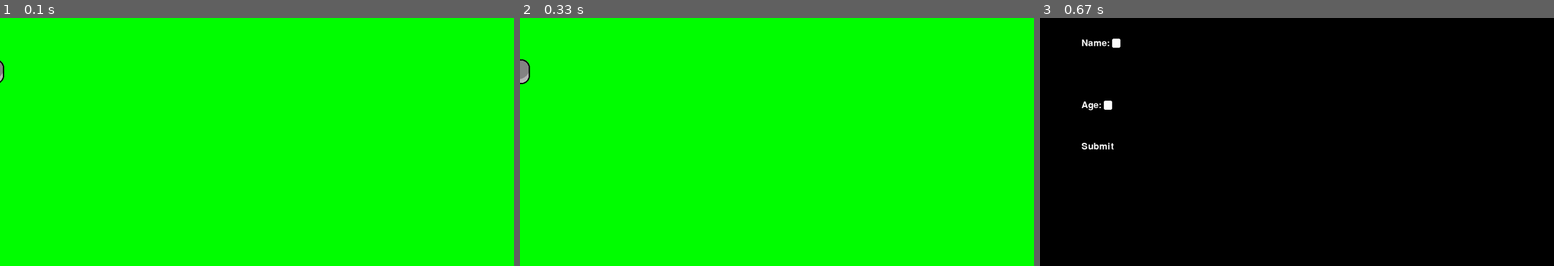
Above: before the commit, frames 1-3 (left to right).
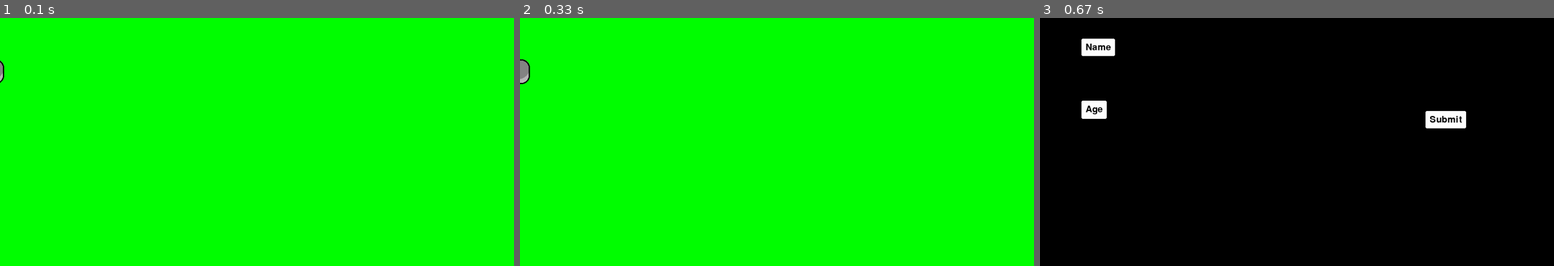
Above: after the commit, the same moments.

Repository: vrajnandak/ZENSE_pygame_proj
Game: pygame game, started from src/main.py
The game is run twice, just before and just after one commit, with the same random seed, the same clock (stepped at 60 frames per second) and the same inputs.
Inputs:
- Up to frame 1 (0.1 s): no input
- Up to frame 2 (0.33 s): no input
- Up to frame 3 (0.67 s): click "New Game" at 0.38 s

Frames 1-2 are identical in both runs. In frame 3, 1.4% of the frame differs, in the area x 8-83%, y 8-54%.

Commit message:
Added a getRequiredInfo() in Settings.py that takes a list of textbox names,font and returns the user input for them.

Diff:
--- a/src/Game.py
+++ b/src/Game.py
@@ -11,7 +11,9 @@
 
         #Get some credentials from the user, like the name, age etc.
         self.font=pygame.font.Font(None,32)
-        self.get_user_info()
+        information=getRequiredInfo(["Name","Age"],self.font)
+        print(information)
+        # self.get_user_info()
 
         #The player for the Game.
         self.player=Player(GAME_START_PLAYER_POS)
@@ -21,82 +23,82 @@
         self.curr_level=Level(STARTING_LEVEL_ID,self.player)
         self.levels.append(self.curr_level)
 
-        #A function to display the given text on the screen.
-    def display_text_box(self,display_surf,text_font,textbox_name,textbox_pos, user_string):
-        #Displaying the textbox name.
-        text_surface=text_font.render(textbox_name, True, 'white')
-        display_surf.blit(text_surface,textbox_pos)
+    #     #A function to display the given text on the screen.
+    # def display_text_box(self,display_surf,text_font,textbox_name,textbox_pos, user_string):
+    #     #Displaying the textbox name.
+    #     text_surface=text_font.render(textbox_name, True, 'white')
+    #     display_surf.blit(text_surface,textbox_pos)
 
-        #Displaying what the user has entered till now to the right of the name of the box.
-        user_surface=text_font.render(user_string,True,'black')
-        white_bg_box=pygame.rect.Rect(textbox_pos[0]+text_surface.get_width(), textbox_pos[1], user_surface.get_width()+20,user_surface.get_height())
-        pygame.draw.rect(display_surf,'white',white_bg_box,0,border_radius=3)
-        display_surf.blit(user_surface,(textbox_pos[0] + text_surface.get_width() + 10, textbox_pos[1]))
-        pass
+    #     #Displaying what the user has entered till now to the right of the name of the box.
+    #     user_surface=text_font.render(user_string,True,'black')
+    #     white_bg_box=pygame.rect.Rect(textbox_pos[0]+text_surface.get_width(), textbox_pos[1], user_surface.get_width()+20,user_surface.get_height())
+    #     pygame.draw.rect(display_surf,'white',white_bg_box,0,border_radius=3)
+    #     display_surf.blit(user_surface,(textbox_pos[0] + text_surface.get_width() + 10, textbox_pos[1]))
+    #     pass
 
-    def get_user_info(self):
+    # def get_user_info(self):
 
-        name_text="Name: "
-        user_name=""
-        name_rect=pygame.rect.Rect(100,50,200,100)
-        remove_last_letter_name=0
+    #     name_text="Name: "
+    #     user_name=""
+    #     name_rect=pygame.rect.Rect(100,50,200,100)
+    #     remove_last_letter_name=0
 
-        age_text="Age: "
-        user_age=""
-        age_rect=pygame.rect.Rect(100,200,200,100)
-        remove_last_letter_age=0
+    #     age_text="Age: "
+    #     user_age=""
+    #     age_rect=pygame.rect.Rect(100,200,200,100)
+    #     remove_last_letter_age=0
 
-        submit_surf=self.font.render("Submit",True,'white')
+    #     submit_surf=self.font.render("Submit",True,'white')
 
-        while True:
-            new_user_age=user_age
-            new_user_name=user_name
-            for event in pygame.event.get():
-                if event.type==pygame.QUIT:
-                    pygame.quit()
-                    sys.exit()
-                if event.type==pygame.KEYDOWN:
-                    mouse_pos=pygame.mouse.get_pos()
-                    if name_rect.collidepoint(mouse_pos):
-                        if event.type==pygame.K_BACKSPACE:
-                            # new_user_name=user_name[:-1]
-                            # remove_last_letter_name=1
-                            user_name=user_name[:-1]
-                            # user_name=user_name[0:len(user_name)-1]
-                            # user_name=user_name.rstrip(user_name[-1])
-                        else:
-                            user_name+=event.unicode
-                            # print(type(event.unicode))
+    #     while True:
+    #         new_user_age=user_age
+    #         new_user_name=user_name
+    #         for event in pygame.event.get():
+    #             if event.type==pygame.QUIT:
+    #                 pygame.quit()
+    #                 sys.exit()
+    #             if event.type==pygame.KEYDOWN:
+    #                 mouse_pos=pygame.mouse.get_pos()
+    #                 if name_rect.collidepoint(mouse_pos):
+    #                     if event.type==pygame.K_BACKSPACE:
+    #                         # new_user_name=user_name[:-1]
+    #                         # remove_last_letter_name=1
+    #                         user_name=user_name[:-1]
+    #                         # user_name=user_name[0:len(user_name)-1]
+    #                         # user_name=user_name.rstrip(user_name[-1])
+    #                     else:
+    #                         user_name+=event.unicode
+    #                         # print(type(event.unicode))
 
-                    if age_rect.collidepoint(mouse_pos):
-                        if event.type==pygame.K_BACKSPACE:
-                            # new_user_age=user_age[:-1]
-                            # remove_last_letter_age=1
-                            user_age=user_age[:-1]
-                        else:
-                            user_age+=event.unicode
-                            remove_last_letter_age=1
-            # if(remove_last_letter_name):
-            #     user_name=user_name[:-1]
-            # if(remove_last_letter_age):
-            #     user_age=user_age[:-1]
+    #                 if age_rect.collidepoint(mouse_pos):
+    #                     if event.type==pygame.K_BACKSPACE:
+    #                         # new_user_age=user_age[:-1]
+    #                         # remove_last_letter_age=1
+    #                         user_age=user_age[:-1]
+    #                     else:
+    #                         user_age+=event.unicode
+    #                         remove_last_letter_age=1
+    #         # if(remove_last_letter_name):
+    #         #     user_name=user_name[:-1]
+    #         # if(remove_last_letter_age):
+    #         #     user_age=user_age[:-1]
 
-            # if(new_user_name!=user_name):
-            #     user_name=new_user_name
-            # if(new_user_age!=user_age):
-            #     user_age=new_user_age
+    #         # if(new_user_name!=user_name):
+    #         #     user_name=new_user_name
+    #         # if(new_user_age!=user_age):
+    #         #     user_age=new_user_age
 
-            display_surf=pygame.display.get_surface()
-            display_surf.fill('black')
-            self.display_text_box(display_surf,self.font,name_text,name_rect.topleft,user_name)
-            self.display_text_box(display_surf,self.font,age_text,age_rect.topleft,user_age)
-            # self.display_text_box(display_surf,self.font,"Submit",(100,300),"")
-            display_surf.blit(submit_surf,(100,300))
-            pygame.display.flip()
-            print(user_name)
-            # print(type(user_name))
-            # print(user_name[:-1])
-        pass
+    #         display_surf=pygame.display.get_surface()
+    #         display_surf.fill('black')
+    #         self.display_text_box(display_surf,self.font,name_text,name_rect.topleft,user_name)
+    #         self.display_text_box(display_surf,self.font,age_text,age_rect.topleft,user_age)
+    #         # self.display_text_box(display_surf,self.font,"Submit",(100,300),"")
+    #         display_surf.blit(submit_surf,(100,300))
+    #         pygame.display.flip()
+    #         print(user_name)
+    #         # print(type(user_name))
+    #         # print(user_name[:-1])
+    #     pass
 
     def changeMap(self):
         #Have to Transport the player
--- a/src/Settings.py
+++ b/src/Settings.py
@@ -71,6 +71,132 @@
 BLOCKS_PATH=os.path.join(GRAPHICS_DIR_PATH,"Blocks.png")
 
 
+#Function to display the textbox along with the value in the string.
+def display_textbox(display_surf,text_surf,text_rect,user_info,text_color,font):
+    #Drawing the text_surf using text_rect.
+    pygame.draw.rect(display_surf,'white',text_rect,0,border_radius=3)
+    display_surf.blit(text_surf,(text_rect.centerx-text_surf.get_width()//2,text_rect.centery-text_surf.get_height()//2))
+
+    #Drawing the user string.
+    user_surf=font.render(user_info,True,text_color)
+    white_bgrect=pygame.rect.Rect(text_rect.right+30, text_rect.top,user_surf.get_width()+(20 if len(user_info)>0 else 0),user_surf.get_height()+20)
+    pygame.draw.rect(display_surf,'white',white_bgrect,0,border_radius=3)
+    display_surf.blit(user_surf,(white_bgrect.centerx-user_surf.get_width()//2, white_bgrect.centery-user_surf.get_height()//2))
+
+#Function to get the required credentials from the user.
+def getRequiredInfo(textBoxNames,font,text_color='black'):
+    display_surf=pygame.display.get_surface()
+    user_strings=[]             #Holds the strings obtained from the user. This is what is returned by this function.
+    textBoxSurfs=[]             #Hold the rendered surfaces for the textboxNames.
+    textBoxCollideRects=[]      #The rectangles on these rendered surfaces to check for collision.
+    textBoxes_left=100          #The left position of all the textboxe names.
+    extra_box_space=20          #Used to maintain a bit more space in the textboxes.
+    for index,textboxname in enumerate(textBoxNames):
+        text_surf=font.render(textboxname,True,text_color)
+        text_box=pygame.rect.Rect(textBoxes_left,50+index*150, text_surf.get_width()+extra_box_space, text_surf.get_height()+extra_box_space)
+        textBoxSurfs.append(text_surf)
+        textBoxCollideRects.append(text_box)
+        user_strings.append("")
+
+    #Submit button and surface.
+    submit_surf=font.render("Submit",True,text_color)
+    submit_rect=pygame.rect.Rect(int((3*SCREEN_WIDTH)//4), int((3*SCREEN_HEIGHT)//8), submit_surf.get_width()+extra_box_space, submit_surf.get_height()+extra_box_space)
+    submit_rect_pos=(submit_rect.centerx-submit_surf.get_width()//2,submit_rect.centery-submit_surf.get_height()//2)
+
+    while True:
+        for event in pygame.event.get():
+            if event.type==pygame.QUIT:
+                pygame.quit()
+                sys.exit()
+            if event.type==pygame.MOUSEBUTTONDOWN and event.button==1:      #1st condition to check for mouse click, 2nd condition to check for left click.
+                mouse_pos=pygame.mouse.get_pos()
+                if submit_rect.collidepoint(mouse_pos):
+                    return user_strings
+            if event.type==pygame.KEYDOWN:
+                mouse_pos=pygame.mouse.get_pos()
+                for index,rect in enumerate(textBoxCollideRects):
+                    if rect.collidepoint(mouse_pos):
+                        if event.type==pygame.K_BACKSPACE:
+                            user_strings[index]=user_strings[index][:-1]
+                        else:
+                            user_strings[index]+=event.unicode
+
+        #Blitting all the textboxes and the submit button.
+        display_surf.fill('black')
+        for index,text_surf in enumerate(textBoxSurfs):
+            display_textbox(display_surf,text_surf,textBoxCollideRects[index],user_strings[index],text_color,font)
+        pygame.draw.rect(display_surf,'white',submit_rect,0,border_radius=3)
+        display_surf.blit(submit_surf,submit_rect_pos)
+        pygame.display.flip()
+    pass
+
+# #Function to display the textbox along with the value in the string.
+# def display_textbox(display_surf,text_rect,textbox_name,user_info,font):
+#     #Displaying the textbox name.
+#     text_surface=font.render(textbox_name, True, 'white')
+#     display_surf.blit(text_surface,(text_rect.left+text_surface.get_width()//2, text_rect.top+text_surface.get_height()//2))
+
+#     #Displaying the string right beside it.
+#     user_surface=font.render(user_info,True,'black')
+#     white_bg_width=user_surface.get_width()
+#     if(len(user_info)>0):
+#         white_bg_width+=20
+#     white_bg_box=pygame.rect.Rect(text_rect.left+text_surface.get_width(), text_rect.top, white_bg_width,user_surface.get_height())
+#     pygame.draw.rect(display_surf,'white',white_bg_box,0,border_radius=3)
+#     display_surf.blit(user_surface,(text_rect.left + text_surface.get_width() + 10, text_rect.top))
+
+#     pass
+
+# #Function to run the event loop and get the required information from the user.
+# def getReqInfo(textboxNames, font):
+#     #Getting the display surface.
+#     display_surf=pygame.display.get_surface()
+
+#     #Making a rectangle for each textbox values. This is for checking the mouse collision with the textboxName
+#     display_rect=[]
+#     user_strings=[]         #Will hold the information obtained from keyboard.
+#     for i in range(len(textboxNames)):
+#         box_rect=pygame.rect.Rect(100,50+i*50,100,30)
+#         display_rect.append(box_rect)
+#         user_strings.append("")
+
+#     #Submit button.
+#     submit_rect=pygame.rect.Rect(SCREEN_WIDTH_HALF + 100,SCREEN_HEIGHT_HALF,100,80)
+#     submit_surf=font.render("Submit",True,'black')
+#     submit_surf_pos=(submit_rect.centerx-submit_surf.get_width()//2, submit_rect.centery-submit_surf.get_height()//2)
+
+#     while True:
+#         for event in pygame.event.get():
+#             if event.type==pygame.QUIT:
+#                 pygame.quit()
+#                 sys.exit()
+#             if event.type==pygame.MOUSEBUTTONDOWN and event.button==1:      #1st condition to check for mouse click, 2nd condition to check for left click.
+#                 mouse_pos=pygame.mouse.get_pos()
+#                 if submit_rect.collidepoint(mouse_pos):
+#                     return user_strings
+#             if event.type==pygame.KEYDOWN:
+#                 mouse_pos=pygame.mouse.get_pos()
+#                 for index,rect in enumerate(display_rect):
+#                     if rect.collidepoint(mouse_pos):
+#                         if event.type==pygame.K_BACKSPACE:
+#                             user_strings[index]=user_strings[index][:-1]
+#                         else:
+#                             user_strings[index]+=event.unicode
+
+#         #Black background.
+#         display_surf.fill('black')
+
+#         #Displaying all the textboxes.
+#         for index,rect in enumerate(display_rect):
+#             display_textbox(display_surf,rect,textboxNames[index],user_strings[index],font)
+#             pygame.draw.rect(display_surf,'yellow',rect,3,border_radius=3)
+
+#         #Displaying the submit button.
+#         pygame.draw.rect(display_surf,'white',submit_rect,border_radius=3)
+#         display_surf.blit(submit_surf,submit_surf_pos)
+#         pygame.display.flip()
+#     pass
+
 #Function to draw a half-transparent background with a shade of the given color. Used only when displaying a screen.
 def drawShadedBGScreen(display_surf,shaded_color=SCREEN_BG_SHADE_COLOR):
     pygame.draw.rect(SCREEN_BG_SHADE_SURF,shaded_color,[0,0,SCREEN_WIDTH,SCREEN_HEIGHT])       #Fills the rectangle with specified color and draws this on the surface.
--- a/src/main.py
+++ b/src/main.py
@@ -93,7 +93,7 @@
                 if event.type==pygame.QUIT:
                     self.quit_game=1
                     running=False
-                if event.type==pygame.MOUSEBUTTONUP:
+                if event.type==pygame.MOUSEBUTTONUP and event.button==1:        #To indicate a left release on mouse.
                     for button in buttons:
                         if(button.bottom_rect.collidepoint(pygame.mouse.get_pos())):
                             # self.button_chosen_text=button.text
